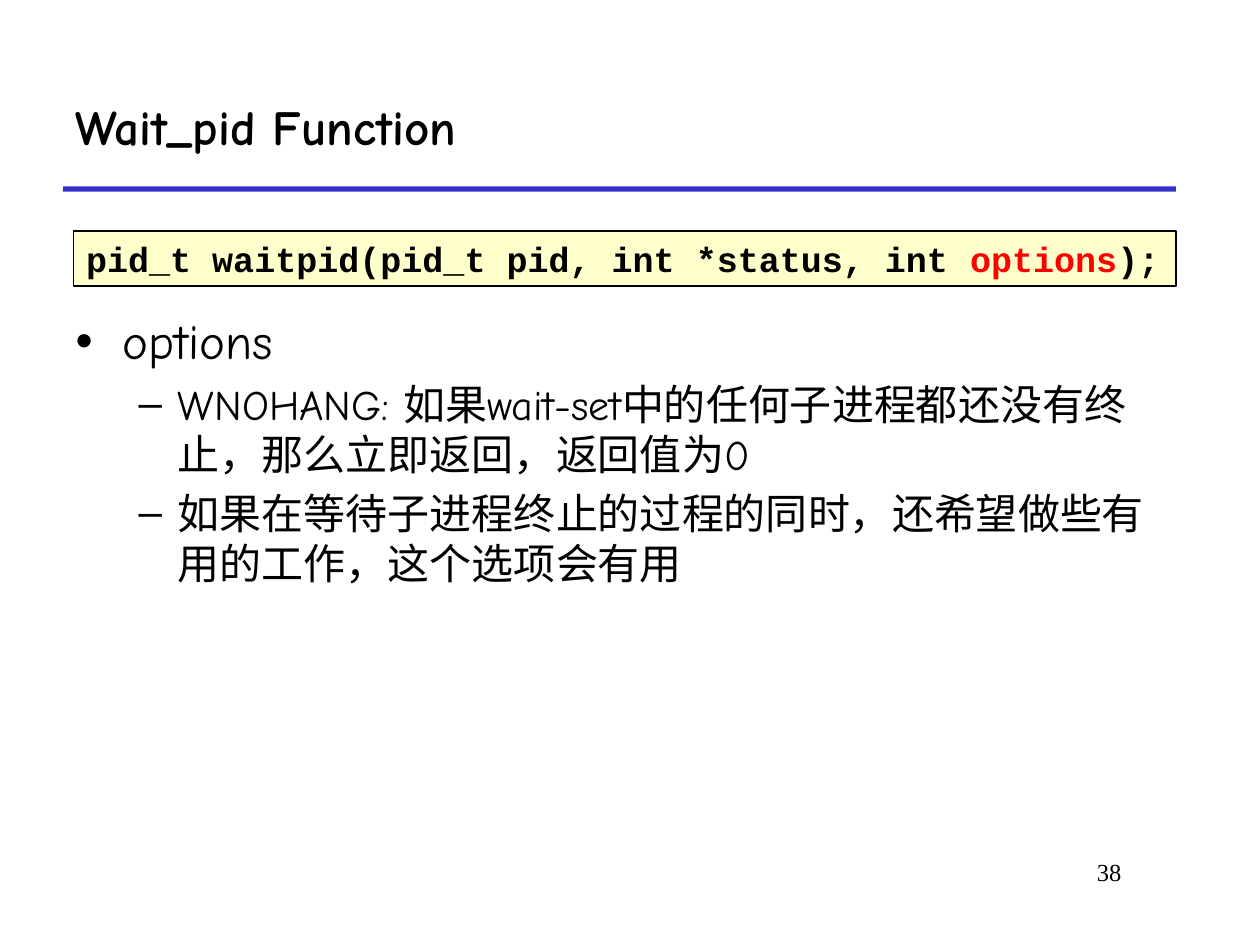
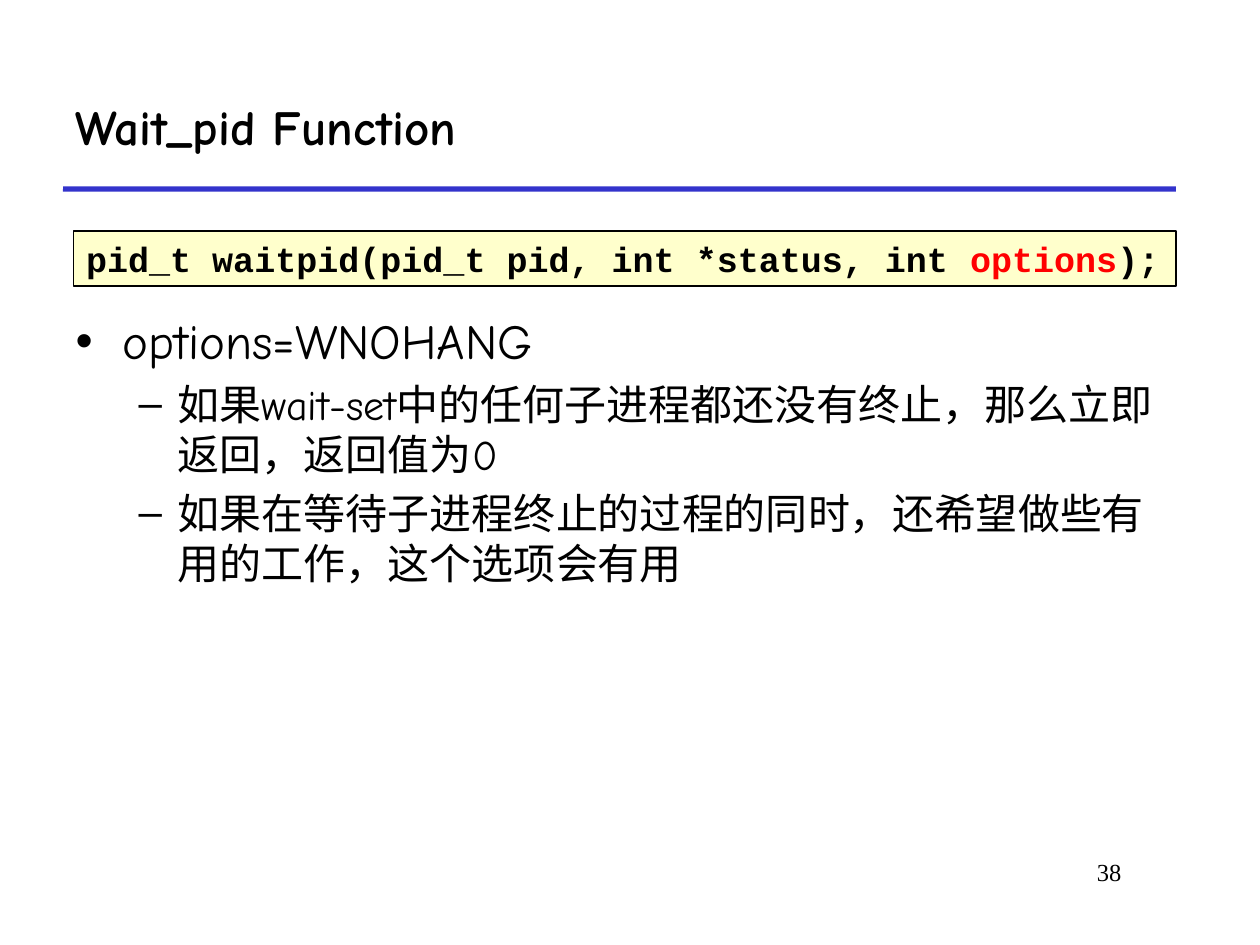
Before and after one commit to functionx37/Homework-in-RUC, a slide deck: slide 38 of Foundations of Computer Systems II/Coursewares/3-process.pptx. Drawn at 1260x945 pixels with LibreOffice and Linux fonts; fonts in the diff are those of the drawing. Boxes give left, top, right and bottom in pixels: in the first picture for what was removed or moved away, otherwise in the second. Text is boxed around its words. In the diff, an @@ line names an element or a change of style, - is before the commit and + after.

```diff
--- a/Foundations of Computer Systems II/Coursewares/3-process.pptx
+++ b/Foundations of Computer Systems II/Coursewares/3-process.pptx
@@ text at bbox=[123, 325, 1153, 475]: text changed @@
-• options
-  – WNOHANG: 如果wait-set中的任何子进程都还没有终止，那么立即返回，返回值为0
+• options=WNOHANG
+  – 如果wait-set中的任何子进程都还没有终止，那么立即返回，返回值为0
```
Also in this commit, not shown: 22 other slides changed, 32 other files.
